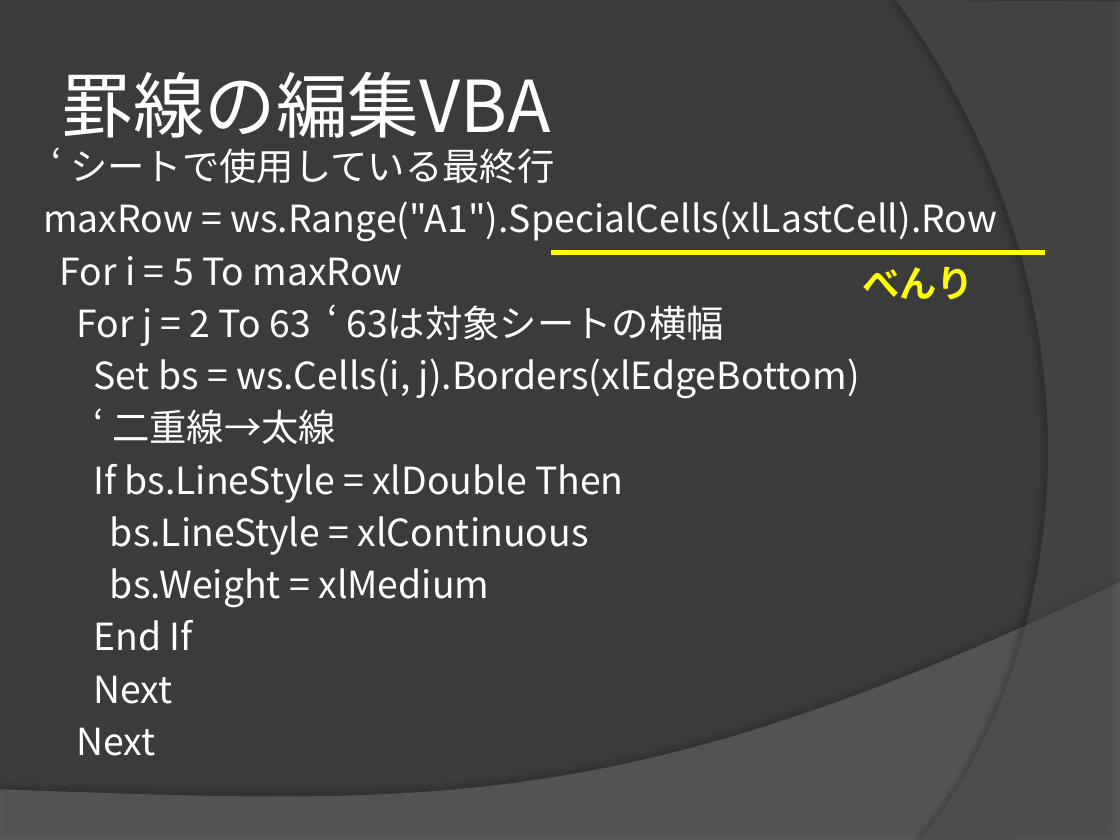
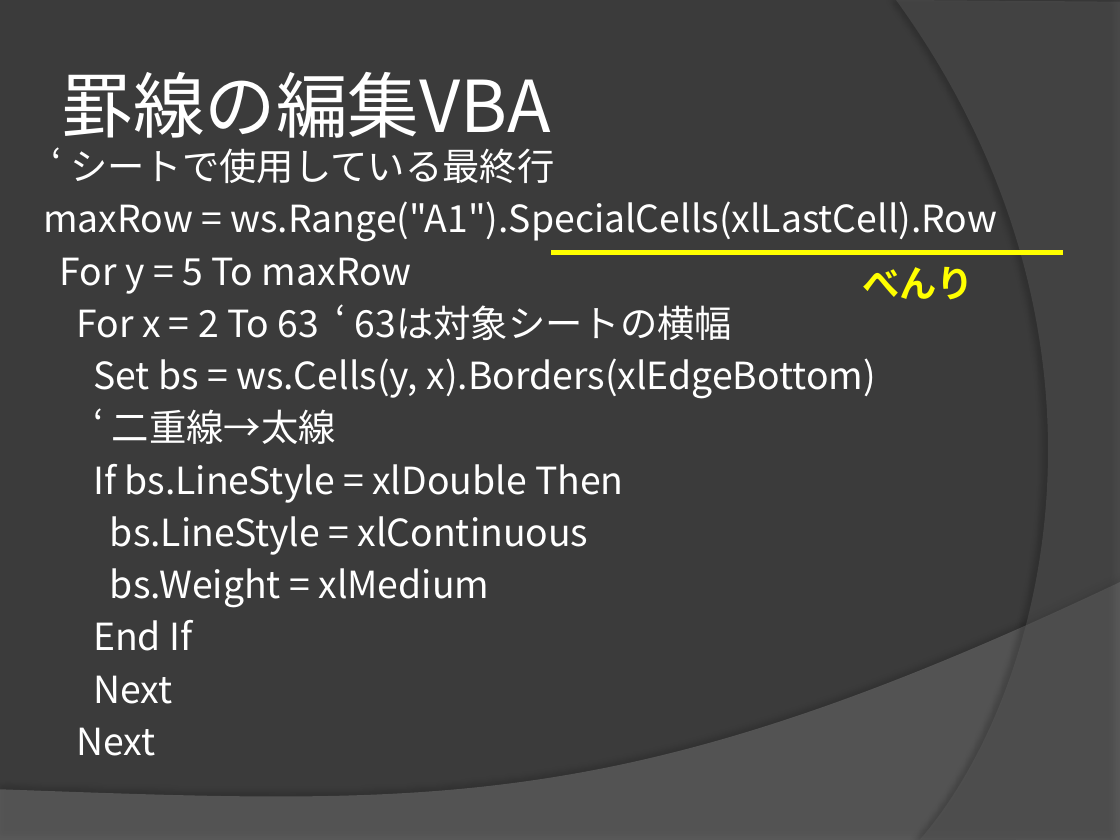
Before and after one commit to yuridonus/FEstudy, a slide deck: slide 12 of hateful_excel.pptx (slide 11 before the commit). Drawn at 1120x840 pixels with LibreOffice and Linux fonts; fonts in the diff are those of the drawing. Boxes give left, top, right and bottom in pixels: in the first picture for what was removed or moved away, otherwise in the second. Text is boxed around its words. In the diff, an @@ line names an element or a change of style, - is before the commit and + after.

```diff
--- a/hateful_excel.pptx
+++ b/hateful_excel.pptx
@@ text at [60,257,876,399]: text changed @@
-For i = 5 To maxRow
-For j = 2 To 63 ‘ 63は対象シートの横幅
-Set bs = ws.Cells(i, j).Borders(xlEdgeBottom)
+For y = 5 To maxRow
+For x = 2 To 63 ‘ 63は対象シートの横幅
+Set bs = ws.Cells(y, x).Borders(xlEdgeBottom)
@@ line moved from (551, 252) - (1045, 252) to (551, 252) - (1063, 252) @@
```
Also in this commit, not shown: 17 other slides changed, 4 slides added, 1 slide removed, 3 other files.
